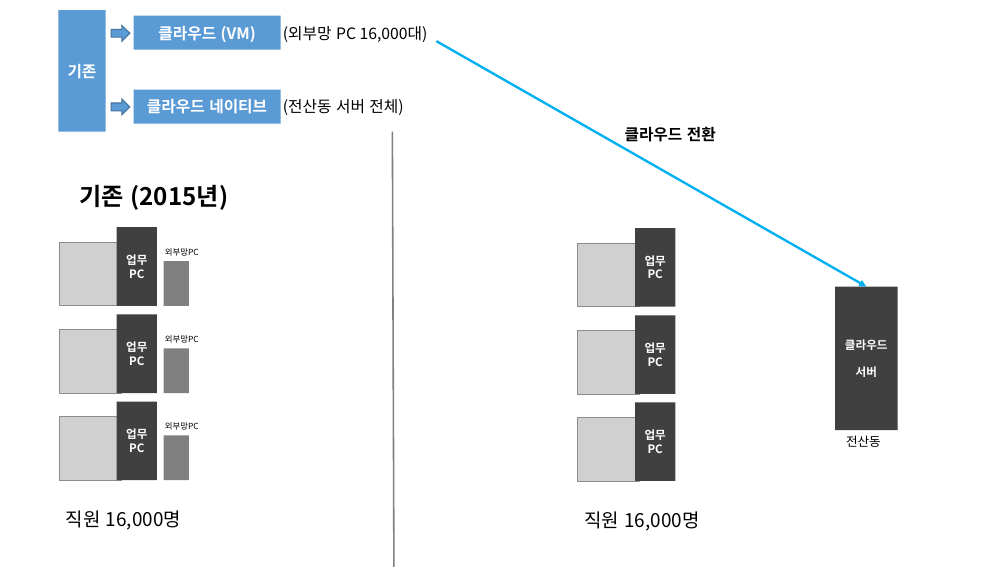
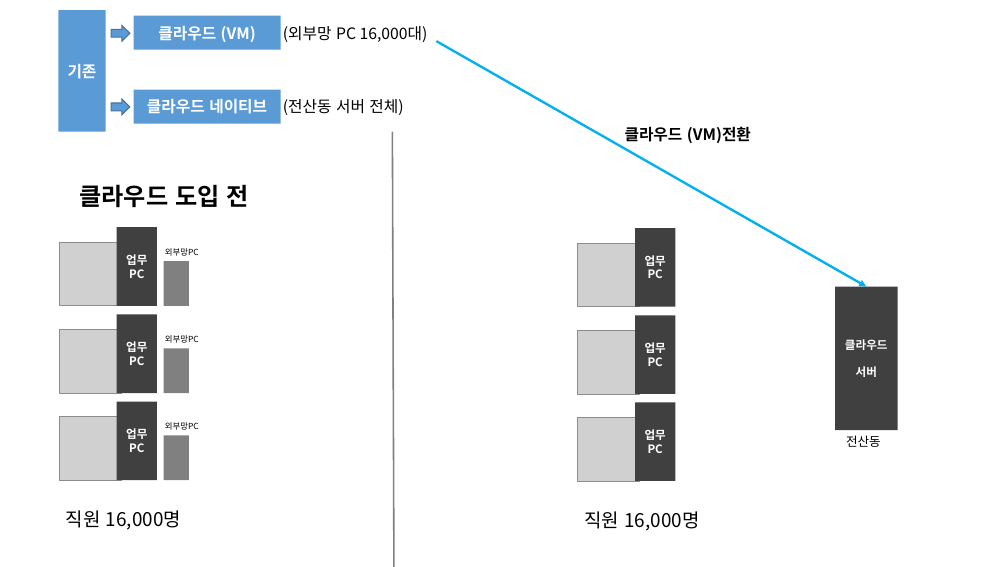
Before and after one commit to pyinstaller1/star, a slide deck: slide 3 of 클라우드네이티브.pptx. Drawn at 1008x567 pixels with LibreOffice and Linux fonts; fonts in the diff are those of the drawing; grey boxes stand for pictures. Boxes give left, top, right and bottom in pixels: in the first picture for what was removed or moved away, otherwise in the second. Text is boxed around its words. In the diff, an @@ line names an element or a change of style, - is before the commit and + after.

```diff
--- a/클라우드네이티브.pptx
+++ b/클라우드네이티브.pptx
@@ text at (625,126,751,143): text changed @@
-클라우드 전환
+클라우드 (VM)전환
@@ text at (79,184,248,208): text changed @@
-기존 (2015년)
+클라우드 도입 전
```
Also in this commit, not shown: 5 other slides changed, 1 slide added.
